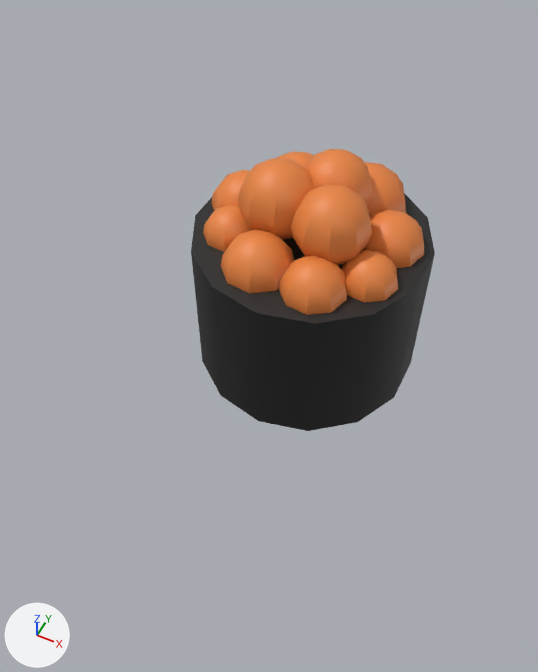
A saved change to the Blender file public/Food/Blends/Food_SeaUrchinRoll.blend.
The view is the same before and after, from a 50 mm camera at (0.452, -1.104, 1.363) aimed at (-0.034, -0.131, 0.147). Lighting does not change. The marker at lower left points along +X, +Y and +Z.

In view in the first picture: 'Food_SeaUrchinRoll'.
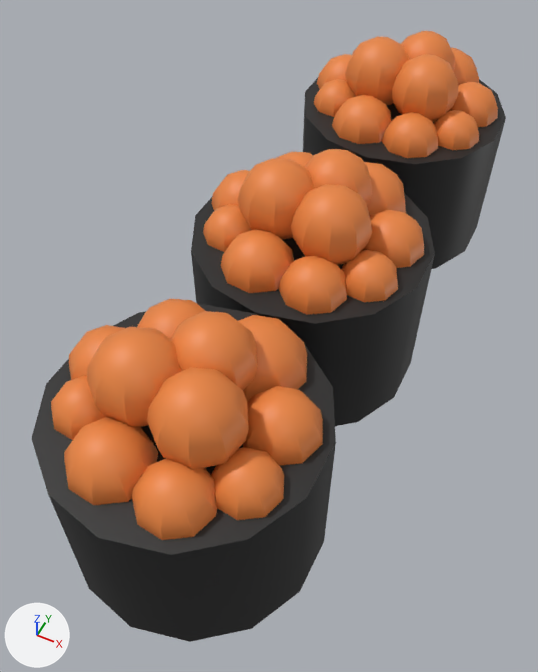
Location of each change, [x1, y1, x2, y2] in pixels of the pictures (538 x 672 px):
'Food_SeaUrchinRoll.002', added: after [31, 299, 336, 642]
'Food_SeaUrchinRoll.001', added: after [303, 31, 506, 269]

The change, as a diff of the scene's bpy script:
```diff
--- a/public/Food/Blends/Food_SeaUrchinRoll.blend.py
+++ b/public/Food/Blends/Food_SeaUrchinRoll.blend.py
@@ img_sushi_atlas_png_002 @@
+img_sushi_atlas_png_002 = load_image('Sushi_Atlas.png.002', '_unpacked/Sushi_Atlas.png', 512, 512, 'sRGB')
@@ img_sushi_atlas_png_001 @@
+img_sushi_atlas_png_001 = load_image('Sushi_Atlas.png.001', '_unpacked/Sushi_Atlas.png', 512, 512, 'sRGB')
@@ mat_atlas_002 @@
+mat_atlas_002 = principled_material('Atlas.002')
+mat_atlas_002.texture = img_sushi_atlas_png_002
@@ mat_atlas_001 @@
+mat_atlas_001 = principled_material('Atlas.001')
+mat_atlas_001.texture = img_sushi_atlas_png_001
@@ me_sphere_002 @@
+me_sphere_002.from_pydata(...)  # 743 vertices, 808 faces; spans x -0.246..0.246, y -0.253..0.253, z 0.002..0.514
+me_sphere_002.polygons.foreach_set('use_smooth', [True] * 808)
+me_sphere_002.materials.append(mat_atlas_002)  # picture img_sushi_atlas_png_002
@@ me_sphere_001 @@
+me_sphere_001.from_pydata(...)  # 743 vertices, 808 faces; spans x -0.246..0.246, y -0.253..0.253, z 0.002..0.514
+me_sphere_001.polygons.foreach_set('use_smooth', [True] * 808)
+me_sphere_001.materials.append(mat_atlas_001)  # picture img_sushi_atlas_png_001
@@ ob_food_seaurchinroll_002 @@
+ob_food_seaurchinroll_002 = bpy.data.objects.new('Food_SeaUrchinRoll.002', me_sphere_002)
+ob_food_seaurchinroll_002.location = (0.0, -0.507, 0.0)
@@ ob_food_seaurchinroll_001 @@
+ob_food_seaurchinroll_001 = bpy.data.objects.new('Food_SeaUrchinRoll.001', me_sphere_001)
+ob_food_seaurchinroll_001.location = (0.0, 0.556, 0.0)
```
